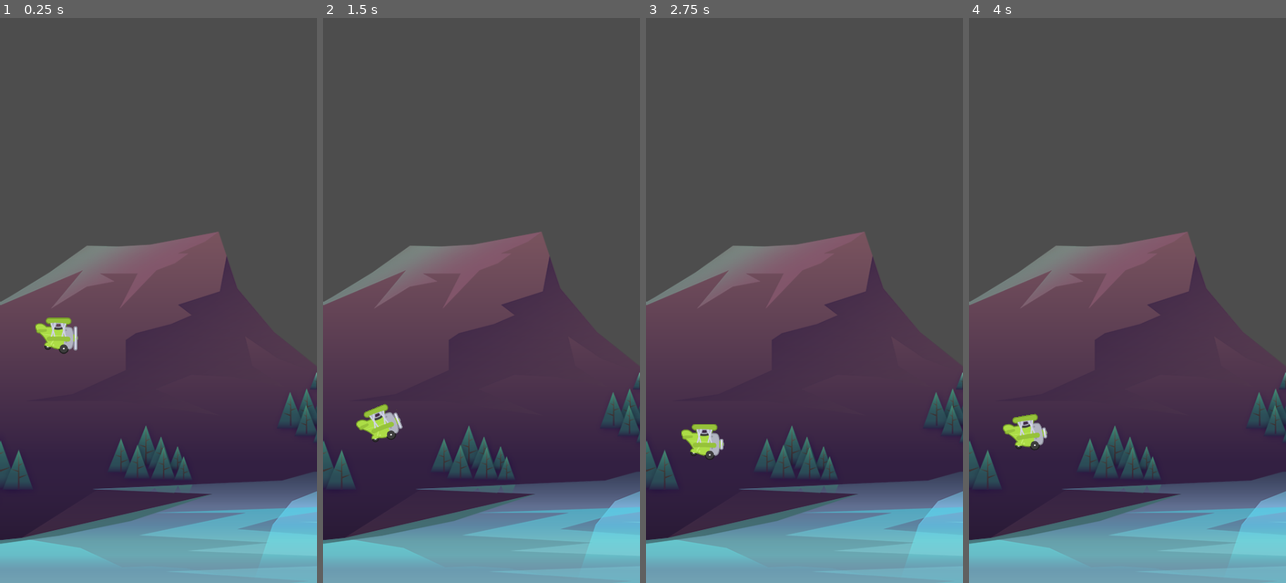
Above: before the commit, frames 1-4 (left to right).
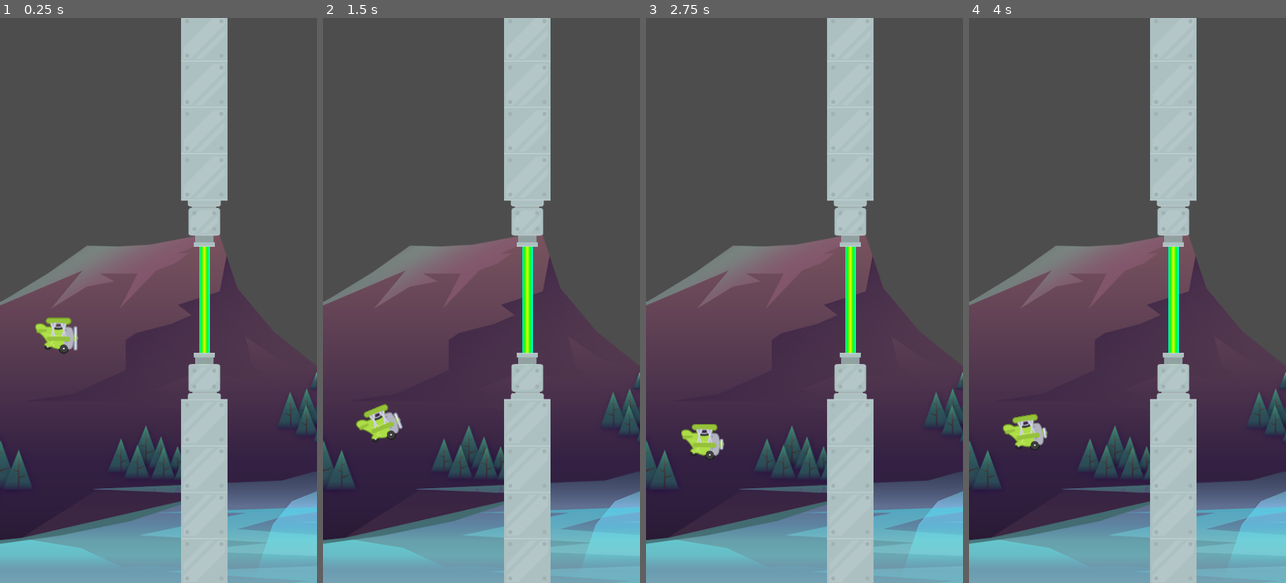
Above: after the commit, the same moments.

Repository: Havolt/tappy-plane
Game: Godot game, scene res://scenes/game/game.tscn
Two runs of this game, one before a commit and one after it. Both use one fixed random seed, a clock stepped at 60 frames per second and the inputs below.
Inputs:
- Up to frame 1 (0.25 s): no input
- Up to frame 2 (1.5 s): tap Space (fly) at 0.6, 1.35 s
- Up to frame 3 (2.75 s): tap Space (fly) at 2.1 s
- Up to frame 4 (4 s): tap Space (fly) at 2.85, 3.6 s

The runs differ from the first frame. In frame 1, 12% of the frame differs, in the area x 57-72%, y 0-100%; in frame 2, 12%; in frame 3, 12%; in frame 4, 12%.

Commit message:
Add lasers and pipes scenes

Diff:
--- a/scenes/game/game.tscn
+++ b/scenes/game/game.tscn
@@ -1,12 +1,14 @@
-[gd_scene load_steps=4 format=3 uid="uid://iromwfkfwhq2"]
+[gd_scene load_steps=5 format=3 uid="uid://iromwfkfwhq2"]
 
 [ext_resource type="Texture2D" uid="uid://58v73g14ppl7" path="res://assets/background/rocks_2.png" id="1_a1obg"]
 [ext_resource type="PackedScene" uid="uid://0v88wvenv1qa" path="res://scenes/plane/plane.tscn" id="2_k63vp"]
 [ext_resource type="PackedScene" uid="uid://8qdpty37kn80" path="res://scenes/boundary/boundary.tscn" id="3_gw256"]
+[ext_resource type="PackedScene" uid="uid://bunmx5nv2h7lm" path="res://scenes/pipes/pipes.tscn" id="4_bso2v"]
 
 [node name="Game" type="Node2D"]
 
 [node name="Sprite2D" type="Sprite2D" parent="."]
+z_index = -2
 position = Vector2(352, 351)
 texture = ExtResource("1_a1obg")
 
@@ -18,3 +20,6 @@
 
 [node name="Boundary2" parent="." instance=ExtResource("3_gw256")]
 position = Vector2(-2, 870)
+
+[node name="Pipes" parent="." instance=ExtResource("4_bso2v")]
+position = Vector2(309, 426)
--- /dev/null
+++ b/scenes/laser/laser.tscn
@@ -0,0 +1,16 @@
+[gd_scene load_steps=3 format=3 uid="uid://ca33esxhwkguw"]
+
+[ext_resource type="Texture2D" uid="uid://c3bi3kf67mef4" path="res://assets/pipes/laser2.png" id="1_a071g"]
+
+[sub_resource type="RectangleShape2D" id="RectangleShape2D_p5ntu"]
+size = Vector2(9.5, 218)
+
+[node name="Laser" type="Area2D"]
+
+[node name="Sprite2D" type="Sprite2D" parent="."]
+scale = Vector2(1, 8)
+texture = ExtResource("1_a071g")
+
+[node name="CollisionShape2D" type="CollisionShape2D" parent="."]
+position = Vector2(73, -1)
+shape = SubResource("RectangleShape2D_p5ntu")
--- /dev/null
+++ b/scenes/pipes/pipes.tscn
@@ -0,0 +1,24 @@
+[gd_scene load_steps=4 format=3 uid="uid://bunmx5nv2h7lm"]
+
+[ext_resource type="PackedScene" uid="uid://ca33esxhwkguw" path="res://scenes/laser/laser.tscn" id="1_q3td4"]
+[ext_resource type="PackedScene" uid="uid://cb5o81e8knwur" path="res://scenes/pipe/pipe.tscn" id="2_5n4vl"]
+[ext_resource type="AudioStream" uid="uid://vjscrycvcq7i" path="res://assets/audio/score.wav" id="3_3qqle"]
+
+[node name="Pipes" type="Node2D"]
+
+[node name="Laser" parent="." instance=ExtResource("1_q3td4")]
+z_index = -1
+position = Vector2(0, 6)
+
+[node name="Upper" parent="." instance=ExtResource("2_5n4vl")]
+position = Vector2(0, -80)
+rotation = 3.14159
+
+[node name="Lower" parent="." instance=ExtResource("2_5n4vl")]
+position = Vector2(0, 80)
+
+[node name="VisibleOnScreenNotifier2D" type="VisibleOnScreenNotifier2D" parent="."]
+position = Vector2(29, -1)
+
+[node name="ScoreSound" type="AudioStreamPlayer2D" parent="."]
+stream = ExtResource("3_3qqle")
--- a/scenes/plane/plane.tscn
+++ b/scenes/plane/plane.tscn
@@ -35,6 +35,21 @@
 [sub_resource type="CircleShape2D" id="CircleShape2D_4ba5v"]
 radius = 28.0
 
+[sub_resource type="Animation" id="Animation_v2c5k"]
+length = 0.001
+tracks/0/type = "value"
+tracks/0/imported = false
+tracks/0/enabled = true
+tracks/0/path = NodePath("AnimSprite:rotation")
+tracks/0/interp = 1
+tracks/0/loop_wrap = true
+tracks/0/keys = {
+"times": PackedFloat32Array(0),
+"transitions": PackedFloat32Array(1),
+"update": 0,
+"values": [0.0]
+}
+
 [sub_resource type="Animation" id="Animation_r2jcf"]
 resource_name = "power"
 length = 0.5
@@ -50,21 +65,6 @@
 "transitions": PackedFloat32Array(1, 1, 1),
 "update": 0,
 "values": [0.0, -0.349066, 0.0]
-}
-
-[sub_resource type="Animation" id="Animation_v2c5k"]
-length = 0.001
-tracks/0/type = "value"
-tracks/0/imported = false
-tracks/0/enabled = true
-tracks/0/path = NodePath("AnimSprite:rotation")
-tracks/0/interp = 1
-tracks/0/loop_wrap = true
-tracks/0/keys = {
-"times": PackedFloat32Array(0),
-"transitions": PackedFloat32Array(1),
-"update": 0,
-"values": [0.0]
 }
 
 [sub_resource type="AnimationLibrary" id="AnimationLibrary_psyyx"]
